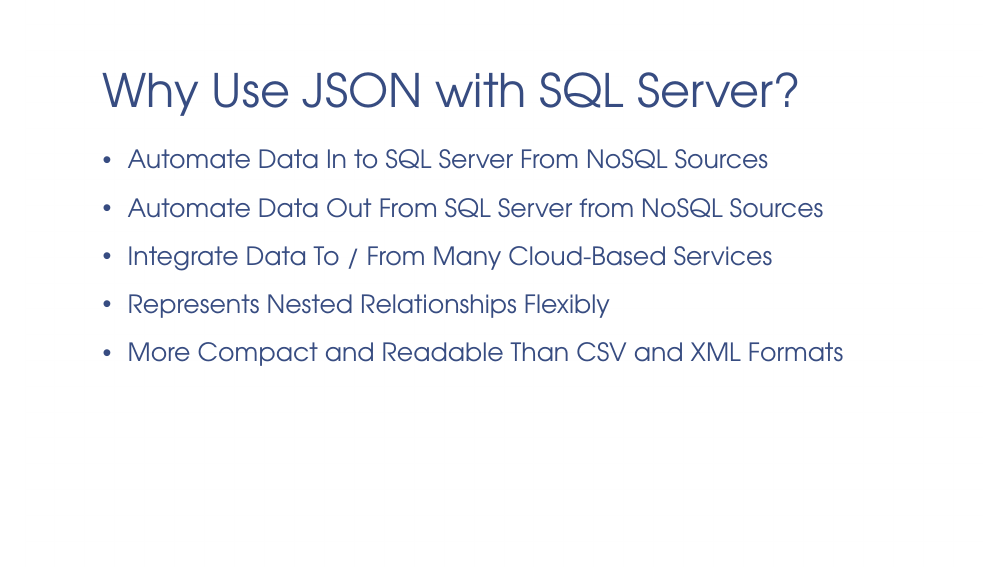
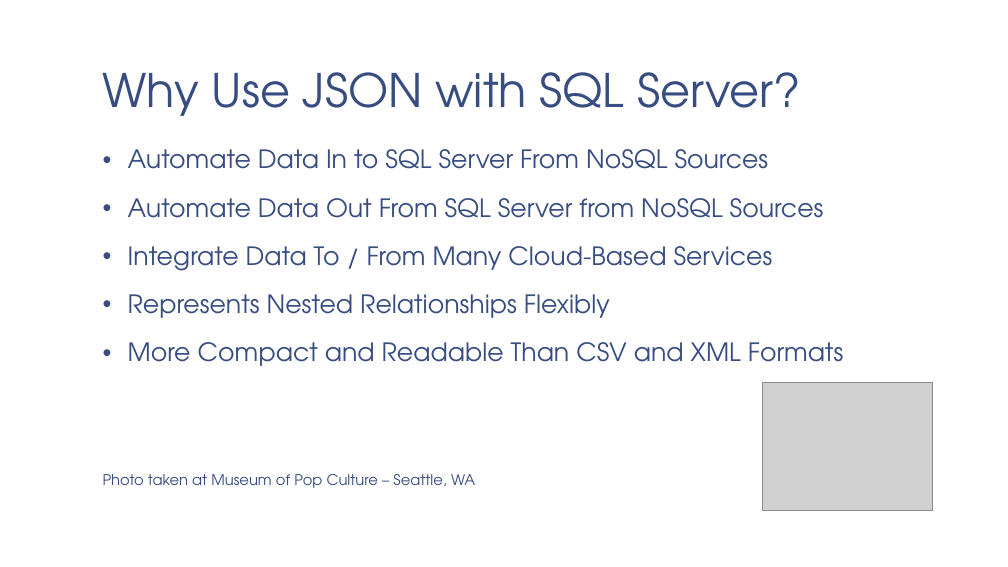
Before and after one commit to adipesa/sqlserver-json, a slide deck: slide 7 of SQL Server and JSON.pptx. Drawn at 1008x567 pixels with LibreOffice and Linux fonts; fonts in the diff are those of the drawing; grey boxes stand for pictures; background and template pictures are left out. Boxes give left, top, right and bottom in pixels: in the first picture for what was removed or moved away, otherwise in the second. Text is boxed around its words. In the diff, an @@ line names an element or a change of style, - is before the commit and + after.

Commit message:
Add files via upload
Added photos and info on JSON data types

```diff
--- a/SQL Server and JSON.pptx
+++ b/SQL Server and JSON.pptx
@@ picture added at box(762, 383, 932, 510) @@
@@ text at box(103, 474, 475, 488): paragraph added @@
+Photo taken at Museum of Pop Culture – Seattle, WA
```
Also in this commit, not shown: 10 other slides changed.
